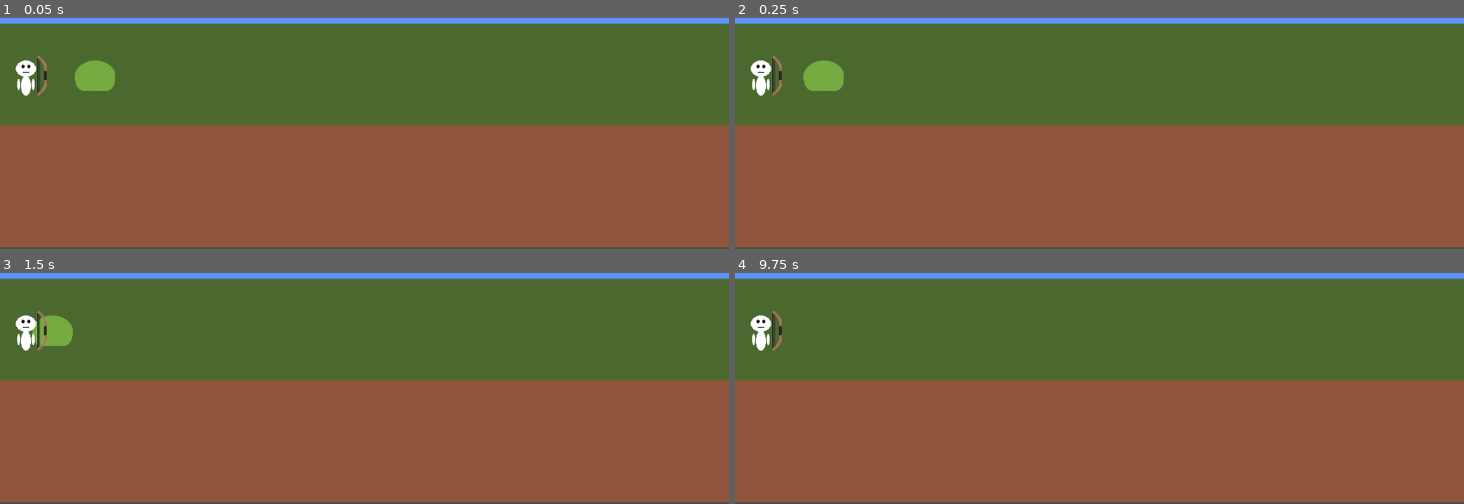
Above: before the commit, frames 1-4 (two rows, left to right).
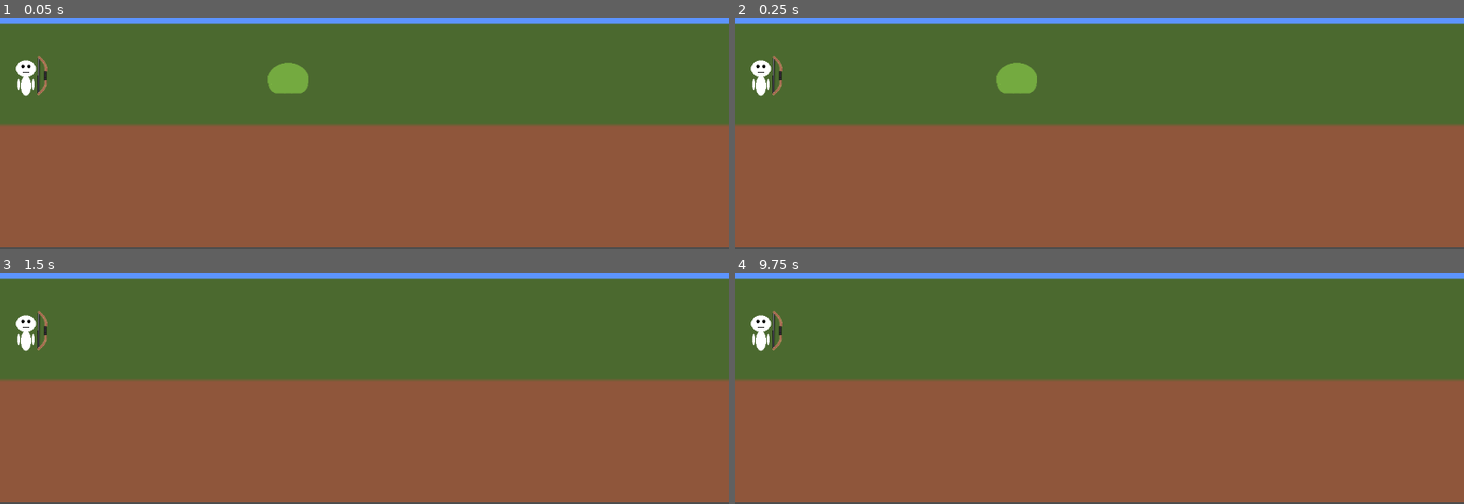
Above: after the commit, the same moments.

Repository: IcyOtter/idle-defense-game
Game: Godot game, scene res://Scene/world.tscn
The game is run twice, just before and just after one commit, with the same random seed, the same clock (stepped at 60 frames per second) and the same inputs.
Inputs (mouse positions are in pixels of both pictures, inside the frame that each line leads up to):
- Up to frame 1 (0.05 s): no input
- Up to frame 2 (0.25 s): no input
- Up to frame 3 (1.5 s): move the mouse to (524, 277) at 0.52 s; press the mouse at (524, 277) at 0.53 s; move the mouse to (218, 319) at 1.27 s; release the mouse at (218, 319) at 1.28 s; tap Z (toggle_auto_fire) at 1.35 s
- Up to frame 4 (9.75 s): tap Enter at 2, 3.5, 5 s; move the mouse to (outside the picture) at 2.02 s; press the mouse at (outside the picture) at 2.03 s; tap Space at 2.75, 4.25, 5.75 s; move the mouse to (1063, 381) at 2.77 s; release the mouse at (1063, 381) at 2.78 s; tap Z (toggle_auto_fire) every 1.5 s from 2.85 to 8.85 s; move the mouse to (1318, 360) at 3.52 s; press the mouse at (1318, 360) at 3.53 s; move the mouse to (outside the picture) at 4.27 s; release the mouse at (outside the picture) at 4.28 s; move the mouse to (1135, 298) at 5.02 s; press the mouse at (1135, 298) at 5.03 s; move the mouse to (outside the picture) at 5.77 s; release the mouse at (outside the picture) at 5.78 s; move the mouse to (1259, 277) at 6.52 s; press the mouse at (1259, 277) at 6.53 s; move the mouse to (953, 319) at 7.27 s; release the mouse at (953, 319) at 7.28 s; move the mouse to (outside the picture) at 8.02 s; press the mouse at (outside the picture) at 8.03 s; move the mouse to (1063, 381) at 8.77 s; release the mouse at (1063, 381) at 8.78 s; move the mouse to (1318, 360) at 9.52 s; press the mouse at (1318, 360) at 9.53 s

The runs differ from the first frame. In frame 1, 1.3% of the frame differs, in the area x 5-43%, y 16-33%; in frame 2, 1.3%; in frame 3, 0.6%; in frame 4, less than 0.1%.

Commit message:
- Added player damage from enemy - Fixed enemy template

Diff:
--- a/Assets/Enemies/Green Slime/GreenSlime.tscn
+++ b/Assets/Enemies/Green Slime/GreenSlime.tscn
@@ -1,15 +1,20 @@
-[gd_scene load_steps=7 format=3 uid="uid://blgx3oqcm6m2t"]
+[gd_scene load_steps=9 format=3 uid="uid://blgx3oqcm6m2t"]
 
 [ext_resource type="Script" uid="uid://mrcf6d7pq4of" path="res://Scripts/Enemy/EnemyMovement.gd" id="1_kd4my"]
 [ext_resource type="Script" uid="uid://cwc78daoum1j4" path="res://Scripts/Enemy/Enemy.gd" id="1_utvfn"]
 [ext_resource type="Resource" uid="uid://c4ep3r3nb022e" path="res://Assets/Enemies/Green Slime/edGreenSlime.tres" id="2_r5okc"]
 [ext_resource type="Texture2D" uid="uid://c5aauy3gwpltq" path="res://Assets/Enemies/Green Slime/sprGreenSlime.png" id="3_utvfn"]
 [ext_resource type="Script" uid="uid://cj7ui062ybsom" path="res://Scripts/Enemy/EnemyHealth.gd" id="4_c2aq1"]
+[ext_resource type="Script" uid="uid://br822xbn2vbe8" path="res://Scripts/Enemy/EnemyDamageDealer.gd" id="6_poyem"]
 
 [sub_resource type="RectangleShape2D" id="RectangleShape2D_c2aq1"]
 size = Vector2(49, 39)
 
+[sub_resource type="RectangleShape2D" id="RectangleShape2D_poyem"]
+size = Vector2(66, 48)
+
 [node name="GreenSlime" type="CharacterBody2D" groups=["enemies"]]
+collision_layer = 2
 script = ExtResource("1_utvfn")
 stats = ExtResource("2_r5okc")
 
@@ -27,3 +32,10 @@
 [node name="EnemyMovement" type="Node2D" parent="."]
 script = ExtResource("1_kd4my")
 stats = ExtResource("2_r5okc")
+
+[node name="EnemyDamageDealer" type="Area2D" parent="." groups=["enemies"]]
+script = ExtResource("6_poyem")
+enemy_data = ExtResource("2_r5okc")
+
+[node name="CollisionShape2D" type="CollisionShape2D" parent="EnemyDamageDealer"]
+shape = SubResource("RectangleShape2D_poyem")
--- a/Assets/Enemies/Green Slime/edGreenSlime.tres
+++ b/Assets/Enemies/Green Slime/edGreenSlime.tres
@@ -4,4 +4,5 @@
 
 [resource]
 script = ExtResource("1_vdoei")
+max_health = 1
 metadata/_custom_type_script = "uid://d1ueqos7ddate"
--- a/Assets/Player/player.tscn
+++ b/Assets/Player/player.tscn
@@ -1,36 +1,56 @@
-[gd_scene load_steps=6 format=3 uid="uid://dg5tgildmyl0p"]
+[gd_scene load_steps=9 format=3 uid="uid://dg5tgildmyl0p"]
 
+[ext_resource type="Script" uid="uid://bj56idca2yvmg" path="res://Scripts/Player/Player.gd" id="1_5j20w"]
 [ext_resource type="Script" uid="uid://blmciaa5ipojl" path="res://Scripts/Player/PlayerCombat.gd" id="1_8ft5u"]
 [ext_resource type="Texture2D" uid="uid://bkx73bx7m1xnb" path="res://Assets/Player/pixelplayer.png" id="1_61lih"]
 [ext_resource type="PackedScene" uid="uid://bbh8ja5kplm76" path="res://Assets/Weapons/Basic Bow/BasicBow.tscn" id="2_5jfoa"]
-
-[sub_resource type="RectangleShape2D" id="RectangleShape2D_8ft5u"]
-size = Vector2(1167, 398)
+[ext_resource type="Script" uid="uid://tedg5l22oe0b" path="res://Scripts/Player/PlayerHealth.gd" id="5_aqk3a"]
 
 [sub_resource type="CapsuleShape2D" id="CapsuleShape2D_aqk3a"]
 radius = 17.0
 height = 52.0
 
+[sub_resource type="RectangleShape2D" id="RectangleShape2D_8ft5u"]
+size = Vector2(1167, 398)
+
+[sub_resource type="CapsuleShape2D" id="CapsuleShape2D_8ft5u"]
+radius = 17.0
+height = 52.0
+
 [node name="Player" type="CharacterBody2D" groups=["player"]]
-collision_layer = 7
-collision_mask = 7
+collision_mask = 2
+script = ExtResource("1_5j20w")
 
-[node name="PlayerCombat" type="Node2D" parent="." node_paths=PackedStringArray("weapon", "targeting_area")]
+[node name="CollisionShape2D" type="CollisionShape2D" parent="."]
+shape = SubResource("CapsuleShape2D_aqk3a")
+
+[node name="Sprite2D" type="Sprite2D" parent="."]
+texture = ExtResource("1_61lih")
+
+[node name="PlayerCombat" type="Node2D" parent="." node_paths=PackedStringArray("weapon", "targeting_area", "player")]
 script = ExtResource("1_8ft5u")
 weapon = NodePath("../BasicBow")
 targeting_area = NodePath("../TargetingArea")
+player = NodePath("..")
 
 [node name="BasicBow" parent="." instance=ExtResource("2_5jfoa")]
 position = Vector2(26, 0)
 
 [node name="TargetingArea" type="Area2D" parent="."]
+collision_layer = 0
+collision_mask = 2
 
 [node name="CollisionShape2D" type="CollisionShape2D" parent="TargetingArea"]
 position = Vector2(573.5, -189)
 shape = SubResource("RectangleShape2D_8ft5u")
 
-[node name="Sprite2D" type="Sprite2D" parent="."]
-texture = ExtResource("1_61lih")
+[node name="Hurtbox" type="Area2D" parent="."]
+collision_layer = 3
+collision_mask = 2
 
-[node name="CollisionShape2D" type="CollisionShape2D" parent="."]
-shape = SubResource("CapsuleShape2D_aqk3a")
+[node name="CollisionShape2D" type="CollisionShape2D" parent="Hurtbox"]
+shape = SubResource("CapsuleShape2D_8ft5u")
+
+[node name="PlayerHealth" type="Node" parent="."]
+script = ExtResource("5_aqk3a")
+max_health = 10
--- a/Assets/Templates/EnemyTemplate.tscn
+++ b/Assets/Templates/EnemyTemplate.tscn
@@ -1,18 +1,28 @@
-[gd_scene load_steps=4 format=3 uid="uid://b1infh0or0k8h"]
+[gd_scene load_steps=6 format=3 uid="uid://bulfvit2phj4r"]
 
-[ext_resource type="Script" uid="uid://cwc78daoum1j4" path="res://Scripts/Enemy/Enemy.gd" id="1_5guow"]
-[ext_resource type="Script" uid="uid://mrcf6d7pq4of" path="res://Scripts/Enemy/EnemyMovement.gd" id="1_yjjeo"]
-[ext_resource type="Script" uid="uid://cj7ui062ybsom" path="res://Scripts/Enemy/EnemyHealth.gd" id="2_kvm4v"]
+[ext_resource type="Script" uid="uid://cwc78daoum1j4" path="res://Scripts/Enemy/Enemy.gd" id="1_bteoa"]
+[ext_resource type="Resource" uid="uid://c4ep3r3nb022e" path="res://Assets/Enemies/Green Slime/edGreenSlime.tres" id="2_on3w3"]
+[ext_resource type="Script" uid="uid://cj7ui062ybsom" path="res://Scripts/Enemy/EnemyHealth.gd" id="4_ld7po"]
+[ext_resource type="Script" uid="uid://mrcf6d7pq4of" path="res://Scripts/Enemy/EnemyMovement.gd" id="5_evx0q"]
+[ext_resource type="Script" uid="uid://br822xbn2vbe8" path="res://Scripts/Enemy/EnemyDamageDealer.gd" id="6_0sa5b"]
 
-[node name="EnemyTemplate" type="CharacterBody2D"]
-script = ExtResource("1_5guow")
+[node name="EnemyTemplate" type="CharacterBody2D" groups=["enemies"]]
+collision_layer = 2
+script = ExtResource("1_bteoa")
+stats = ExtResource("2_on3w3")
 
 [node name="Sprite2D" type="Sprite2D" parent="."]
 
-[node name="CollisionShape2D" type="CollisionShape2D" parent="." groups=["enemies"]]
+[node name="CollisionShape2D" type="CollisionShape2D" parent="."]
+position = Vector2(-0.5, 4.5)
 
 [node name="EnemyHealth" type="Node2D" parent="."]
-script = ExtResource("2_kvm4v")
+script = ExtResource("4_ld7po")
 
 [node name="EnemyMovement" type="Node2D" parent="."]
-script = ExtResource("1_yjjeo")
+script = ExtResource("5_evx0q")
+
+[node name="EnemyDamageDealer" type="Area2D" parent="." groups=["enemies"]]
+script = ExtResource("6_0sa5b")
+
+[node name="CollisionShape2D" type="CollisionShape2D" parent="EnemyDamageDealer"]
--- a/Assets/Weapons/Basic Bow/BasicArrow.tscn
+++ b/Assets/Weapons/Basic Bow/BasicArrow.tscn
@@ -7,7 +7,8 @@
 radius = 4.0
 
 [node name="BasicArrow" type="Area2D"]
-collision_mask = 5
+collision_layer = 4
+collision_mask = 2
 script = ExtResource("1_ut7g6")
 
 [node name="Sprite2D" type="Sprite2D" parent="."]
--- a/Assets/Weapons/Basic Bow/BasicBow.tscn
+++ b/Assets/Weapons/Basic Bow/BasicBow.tscn
@@ -8,7 +8,6 @@
 script = ExtResource("1_6rxey")
 fire_point = NodePath("FirePoint")
 weapon_data = ExtResource("2_jf831")
-local_offset = Vector2(20, 0)
 
 [node name="Sprite2D" type="Sprite2D" parent="."]
 texture = ExtResource("2_56syd")
--- a/Scene/world.tscn
+++ b/Scene/world.tscn
@@ -36,7 +36,7 @@
 shape = SubResource("RectangleShape2D_ejll3")
 
 [node name="GreenSlime" parent="." instance=ExtResource("2_dlwip")]
-position = Vector2(-423, 50)
+position = Vector2(-118, 54)
 
 [node name="Player" parent="." instance=ExtResource("3_ejll3")]
 position = Vector2(-535, 50)
--- a/Scripts/Enemy/Enemy.gd
+++ b/Scripts/Enemy/Enemy.gd
@@ -5,11 +5,16 @@
 
 @onready var health: EnemyHealth = $EnemyHealth
 
+@onready var damage_dealer: EnemyDamageDealer = $EnemyDamageDealer
+
 func _ready() -> void:
 	# Ensure the health component uses the same stats resource
 	if health != null:
 		health.stats = stats
 		health.died.connect(_on_died)
+
+	if damage_dealer != null:
+		damage_dealer.enemy_data = stats
 
 func take_damage(amount: int) -> void:
 	if health != null:
--- /dev/null
+++ b/Scripts/Enemy/EnemyDamageDealer.gd
@@ -0,0 +1,37 @@
+extends Area2D
+class_name EnemyDamageDealer
+
+@export var enemy_data: EnemyData
+@export var tick_rate: float = 0.2
+
+var _targets: Array[CharacterBody2D] = []
+var _timer := 0.0
+
+func _ready() -> void:
+	body_entered.connect(_on_body_entered)
+	body_exited.connect(_on_body_exited)
+
+func _process(delta: float) -> void:
+	if enemy_data == null or _targets.is_empty():
+		return
+
+	_timer += delta
+	if _timer < tick_rate:
+		return
+
+	_timer = 0.0
+
+	var damage := int(round(enemy_data.contact_dps * tick_rate))
+	if damage < 1:
+		damage = 1
+
+	for body in _targets:
+		if is_instance_valid(body) and body.has_method("take_damage"):
+			body.take_damage(damage)
+
+func _on_body_entered(body: Node) -> void:
+	if body is CharacterBody2D and body.has_method("take_damage"):
+		_targets.append(body)
+
+func _on_body_exited(body: Node) -> void:
+	_targets.erase(body)
--- a/Scripts/Enemy/EnemyData.gd
+++ b/Scripts/Enemy/EnemyData.gd
@@ -1,17 +1,10 @@
 extends Resource
 class_name EnemyData
 
-# Movement
+@export var max_health: int = 10
 @export var move_speed: float = 50.0
 
-# Health
-@export var max_health: int = 10
+@export var contact_dps: float = 5.0
 
-#Rewards
 @export var gold_reward: int = 1
 @export var xp_reward: int = 1
-
-# Damage Data
-@export var contact_damage: int = 1
-@export var contact_ticks_per_second: float = 2.0
-@export var contact_range: float = 24.0
--- /dev/null
+++ b/Scripts/Player/Player.gd
@@ -0,0 +1,24 @@
+extends CharacterBody2D
+class_name Player
+
+@onready var health: PlayerHealth = $PlayerHealth
+@onready var sprite: Sprite2D = $Sprite2D
+
+var is_dead := false
+
+func _ready() -> void:
+	if health != null:
+		health.died.connect(_on_died)
+
+func take_damage(amount: int) -> void:
+	if is_dead:
+		return
+	if health != null:
+		health.take_damage(amount)
+
+func _on_died() -> void:
+	is_dead = true
+	sprite.visible = false
+	$CollisionShape2D.disabled = true
+	set_physics_process(false)
+	set_process(false)
--- a/Scripts/Player/PlayerCombat.gd
+++ b/Scripts/Player/PlayerCombat.gd
@@ -6,12 +6,15 @@
 
 var auto_fire := false
 var enemies_in_range: Array[Node2D] = []
+@export var player: Player
 
 func _ready() -> void:
 	targeting_area.body_entered.connect(_on_enemy_entered)
 	targeting_area.body_exited.connect(_on_enemy_exited)
 
 func _process(_delta: float) -> void:
+	if player == null or player.is_dead:
+		return
 	if weapon == null:
 		return
 
@@ -24,8 +27,10 @@
 	if auto_fire:
 		weapon.fire(target.global_position)
 
+func _input(event: InputEvent) -> void:
+	if player == null or player.is_dead:
+		return
 
-func _input(event: InputEvent) -> void:
 	if event.is_action_pressed("attack"):
 		var target := _get_nearest_enemy()
 		if target:
@@ -33,6 +38,7 @@
 
 	if event.is_action_pressed("toggle_auto_fire"):
 		auto_fire = not auto_fire
+
 
 func _get_nearest_enemy() -> Node2D:
 	var nearest: Node2D = null
@@ -53,5 +59,6 @@
 	if body.is_in_group("enemies"):
 		enemies_in_range.append(body)
 
+
 func _on_enemy_exited(body: Node) -> void:
 	enemies_in_range.erase(body)
--- /dev/null
+++ b/Scripts/Player/PlayerHealth.gd
@@ -0,0 +1,25 @@
+extends Node
+class_name PlayerHealth
+
+signal health_changed(current: int, max: int)
+signal died
+
+@export var max_health: int = 100
+
+var current_health: int
+
+func _ready() -> void:
+	current_health = max_health
+	emit_signal("health_changed", current_health, max_health)
+
+func take_damage(amount: int) -> void:
+	if amount <= 0 or current_health <= 0:
+		return
+
+	current_health = max(current_health - amount, 0)
+	emit_signal("health_changed", current_health, max_health)
+	print("Player HP:", current_health)
+
+
+	if current_health == 0:
+		emit_signal("died")
--- a/project.godot
+++ b/project.godot
@@ -14,10 +14,6 @@
 run/main_scene="uid://dbpb11ikj2xfu"
 config/features=PackedStringArray("4.5", "Forward Plus")
 config/icon="res://icon.svg"
-
-[global_group]
-
-enemies=""
 
 [input]
 
@@ -37,3 +33,6 @@
 2d_render/layer_1="World"
 2d_render/layer_2="Player"
 2d_render/layer_3="Enemies"
+2d_physics/layer_1="Player"
+2d_physics/layer_2="Enemy"
+2d_physics/layer_3="World"
Not shown, added: Scripts/Enemy/EnemyDamageDealer.gd.uid
Not shown, added: Scripts/Player/Player.gd.uid
Not shown, added: Scripts/Player/PlayerHealth.gd.uid
